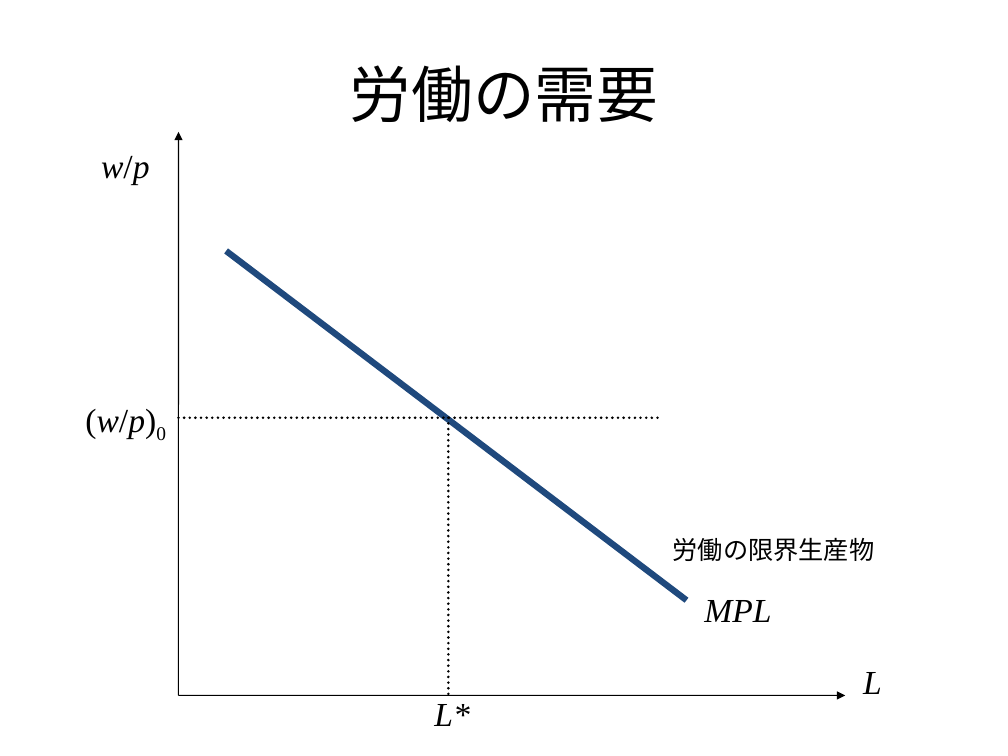
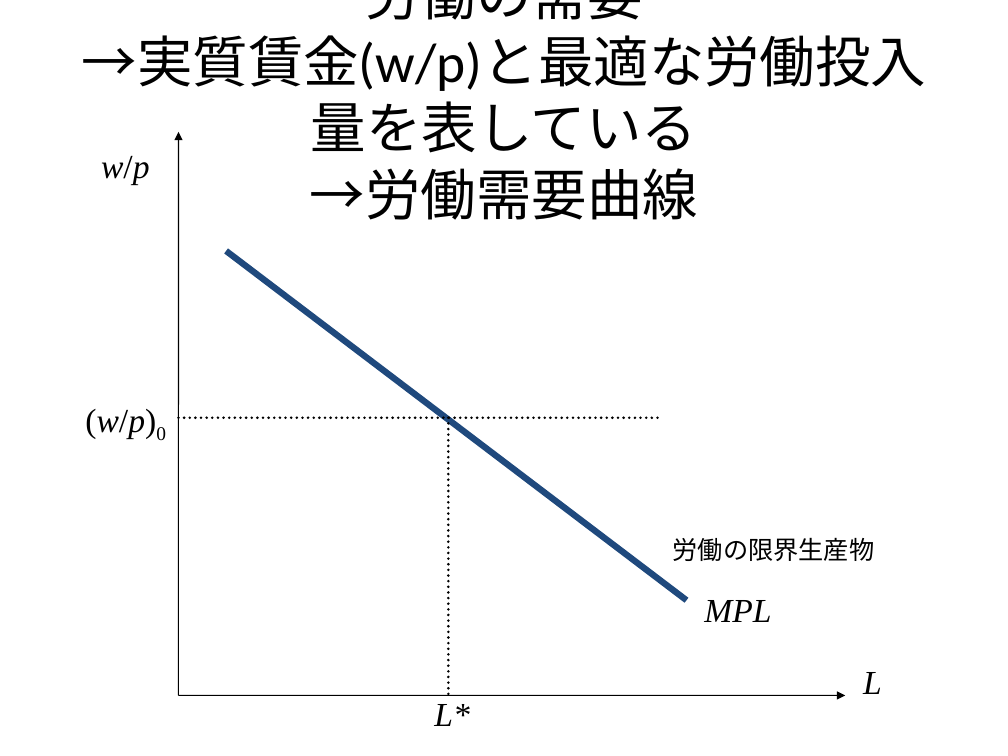
Before and after one commit to h0shihir0/Classes, a slide deck: slide 22 of Economics2/0606Lecture3.pptx. Drawn at 1008x756 pixels with LibreOffice and Linux fonts; fonts in the diff are those of the drawing. Boxes give left, top, right and bottom in pixels: in the first picture for what was removed or moved away, otherwise in the second. Text is boxed around its words. In the diff, an @@ line names an element or a change of style, - is before the commit and + after.

```diff
--- a/Economics2/0606Lecture3.pptx
+++ b/Economics2/0606Lecture3.pptx
@@ title at <box>82,0,926,220</box>: text changed; size 44 to 39.6 pt @@
-労働の需要
+労働の需要
+→実質賃金(w/p)と最適な労働投入量を表している
+→労働需要曲線
```
Also in this commit, not shown: 7 other slides changed, 9 other files.
